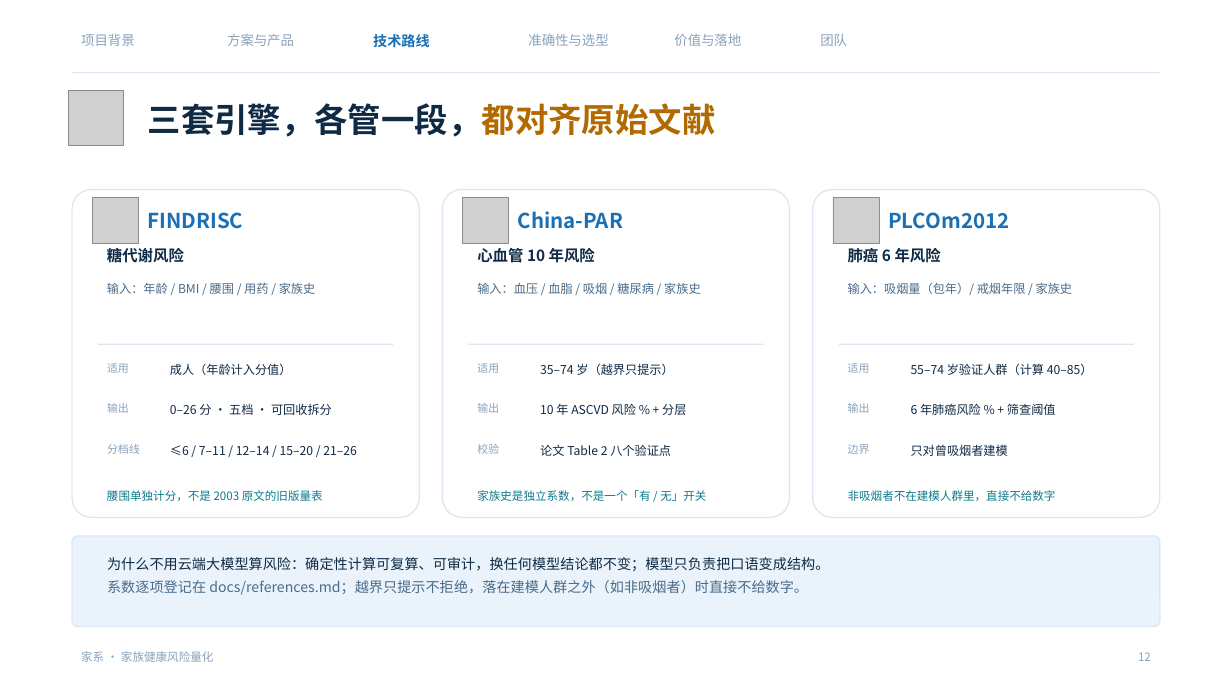
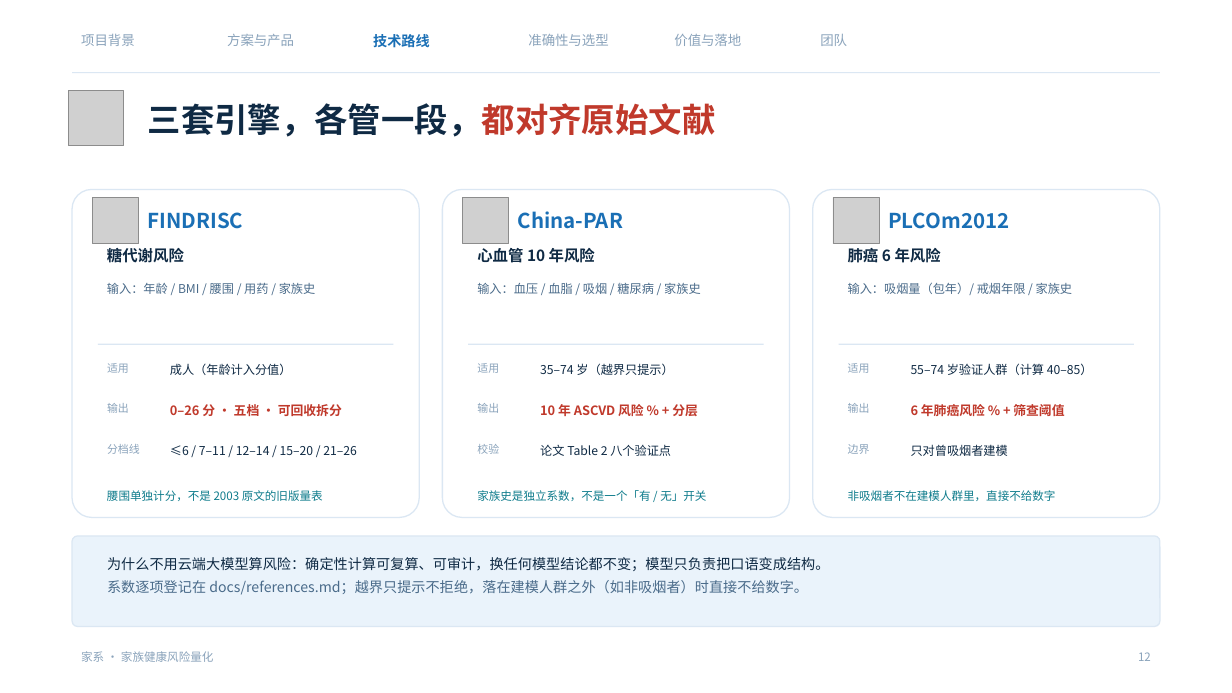
Before and after one commit to NimuStudio/jiaxi, a slide deck: slide 12 of deliverables/家系-答辩-v2.pptx. Drawn at 1232x693 pixels with LibreOffice and Linux fonts; fonts in the diff are those of the drawing; grey boxes stand for pictures; background and template pictures are left out. Boxes give left, top, right and bottom in pixels: in the first picture for what was removed or moved away, otherwise in the second. Text is boxed around its words. In the diff, an @@ line names an element or a change of style, - is before the commit and + after.

Commit message:
docs(deck): 统一「重点用红」的标注系统（评委一眼扫得到亮点）
出发点：评委翻到第 100 个作品时，能看的只有红色。所以颜色只承担一件事——分层注意力：
  红 #C0392B  = 这页最重要的数字 / 结论 / 我们的成绩
  灰 #8AA3BB  = 非重点（对照组、次要说明、被压下去的数据）
  蓝 #1A6FB5  = 结构（图标、导航、术语）
  墨青 #0F7C8C = 仅留给「可回收」这一个产品概念

## 具体改动
- AMBER 让位给 RED：标题强调色由琥珀改为红，翻页时红字成列（17 页已标关键词）
- DANGER 与 RED 合流，避免出现两个相近的红
- P17 对照页：对照组（40%、✗、比例条）全部压成灰；我们这一侧（96%、✓、条形、卡片底）改红——
  左右两半直接分红灰两个阵营，不用读数字也知道谁赢
- P19 微调页：基线条形改浅蓝、微调条形改红，两条等长一眼看出「没变化」
- P21 差异化页：「家系 6 项」条形与数字改红，其余四类灰蓝
- P22 落地页：1.7 秒 / 0.11 秒 / 1.8 GB / <1 毫秒 全部改红
- P12 三引擎：「输出」行的关键值改红加粗，适用/分档线保持常规字色
- P15 准确性：F1 1.000 改红；封面指标行同样把 F1 1.000 标红（深底用浅红 #FF9E91）

顺带去掉封面标题下一条 0.05 英寸装饰短条（与之前「不要色条」的要求一致）。

```diff
--- a/deliverables/家系-答辩-v2.pptx
+++ b/deliverables/家系-答辩-v2.pptx
@@ text "三套引擎，各管一段，都对齐原始文献" at <box>148,103,716,137</box>: text colour #B26A00 to #C0392B in "三套引擎，各管一段，都对齐原始文献" @@
@@ size 9.5 to 10 pt, text colour #0F2A44 to #C0392B, bold on in 3 elements at <box>170,404,342,416</box>, <box>540,404,698,416</box>, <box>911,404,1064,416</box> @@
```
Also in this commit, not shown: 18 other slides changed, 1 other file.
